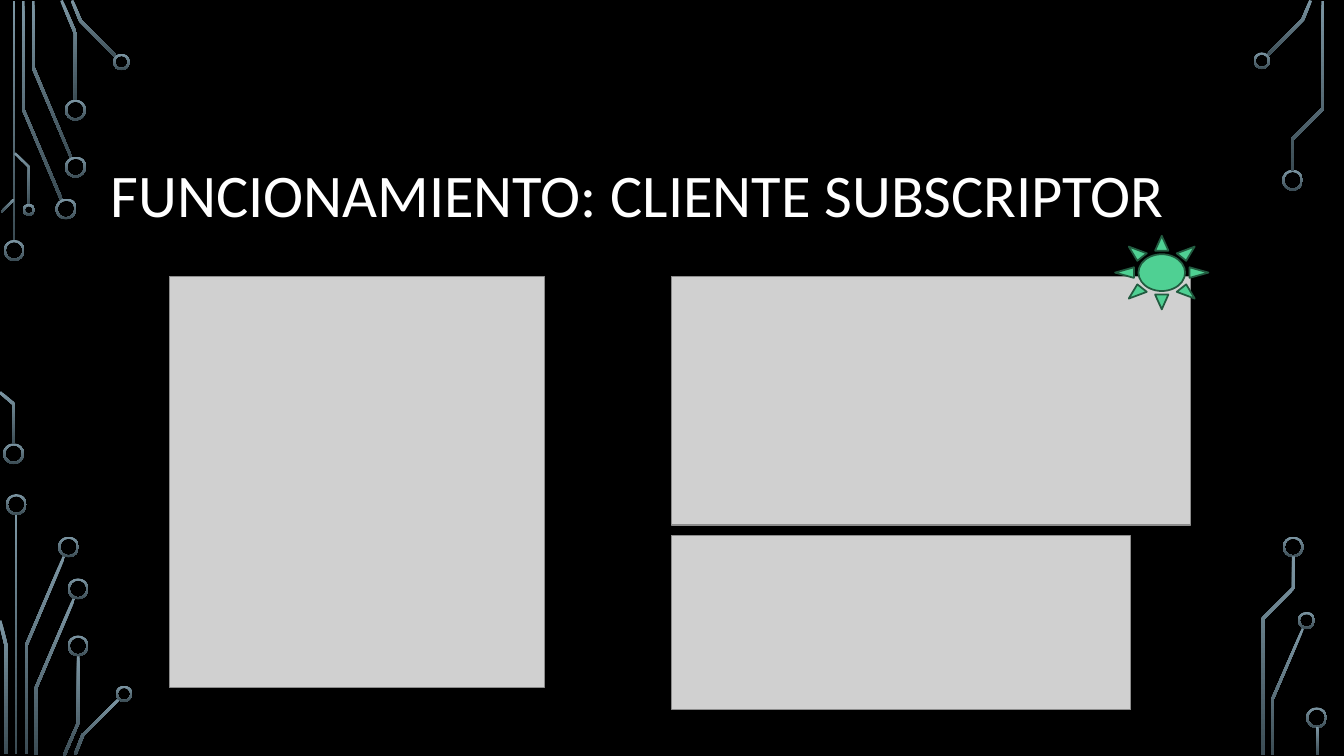
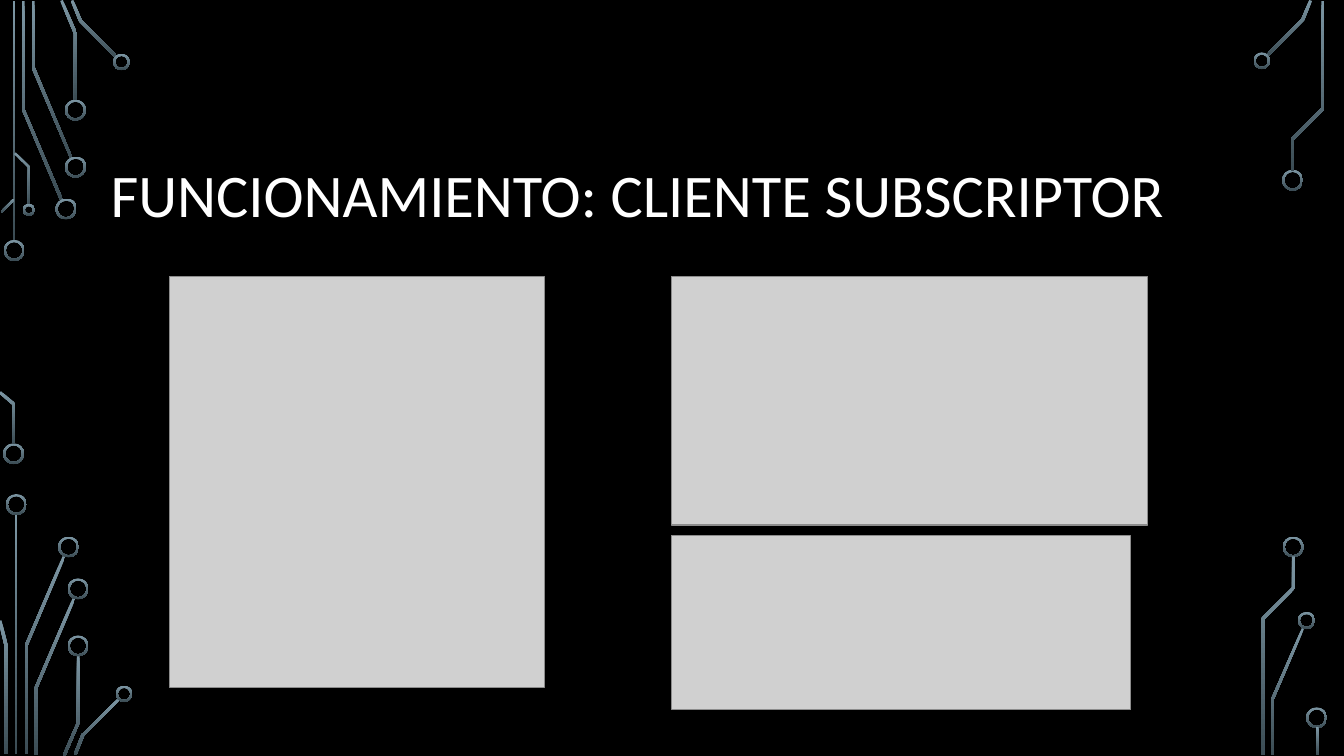
Before and after one commit to ManelDiaz/Reto_Envio, a slide deck: slide 6 of RETO 2 Envío de datos.pptx. Drawn at 1344x756 pixels with LibreOffice and Linux fonts; fonts in the diff are those of the drawing; grey boxes stand for pictures; background and template pictures are left out. Boxes give left, top, right and bottom in pixels: in the first picture for what was removed or moved away, otherwise in the second. Text is boxed around its words. In the diff, an @@ line names an element or a change of style, - is before the commit and + after.

```diff
--- a/RETO 2 Envío de datos.pptx
+++ b/RETO 2 Envío de datos.pptx
@@ sun removed at (1115,236,1209,310) @@
@@ picture: place and size @@
-picture at (673,276,1191,525)
+picture at (673,276,1148,525)
```
Also in this commit, not shown: 1 other slide changed, 5 other files.
